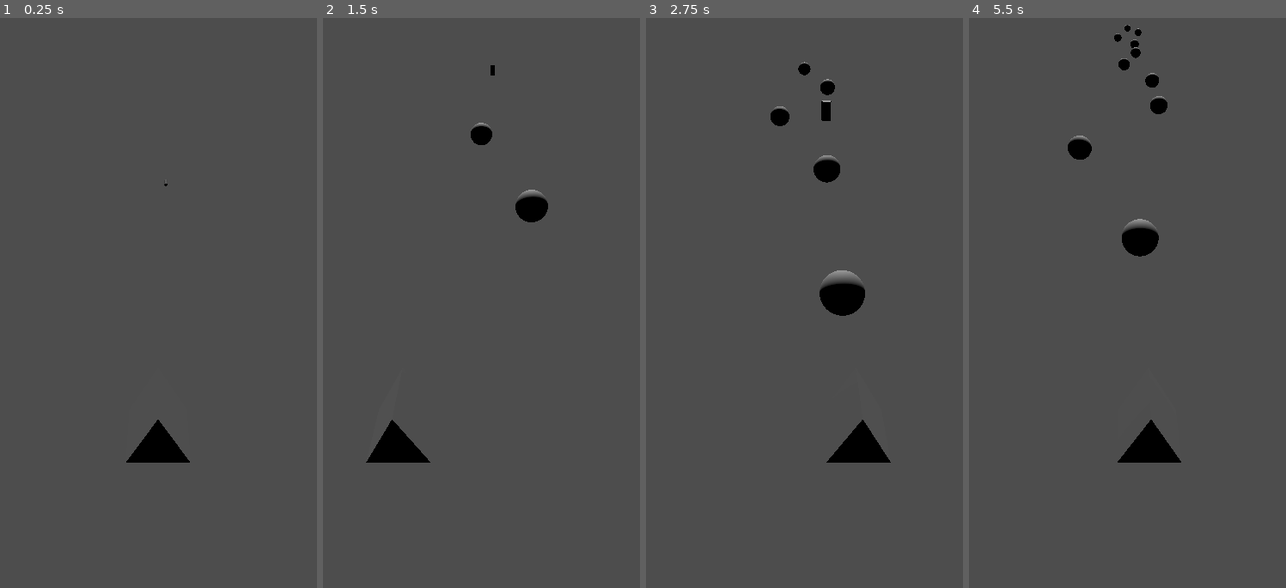
Above: before the commit, frames 1-4 (left to right).
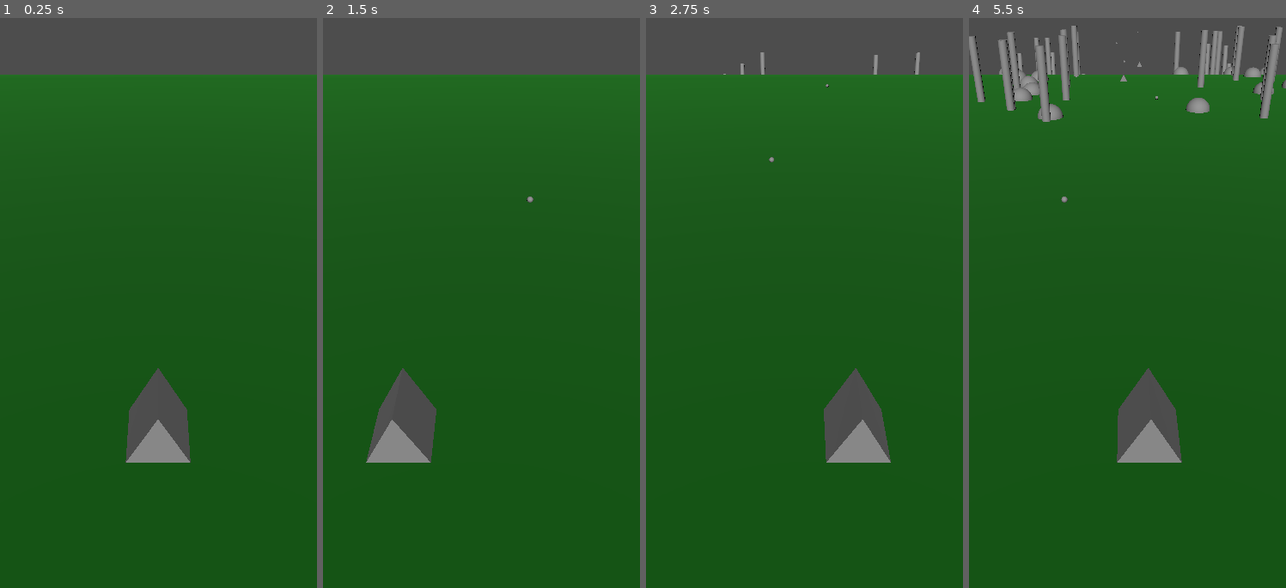
Above: after the commit, the same moments.

Repository: danbolleboom/GodotMobileGame
Game: Godot game, scene res://Scenes/world.tscn
The game is run twice, just before and just after one commit, with the same random seed, the same clock (stepped at 60 frames per second) and the same inputs.
Inputs (mouse positions are in pixels of both pictures, inside the frame that each line leads up to):
- Up to frame 1 (0.25 s): no input
- Up to frame 2 (1.5 s): tap Enter at 0.5 s; move the mouse to (551, 211) at 0.52 s; move the mouse to (418, 280) at 1.27 s
- Up to frame 3 (2.75 s): move the mouse to (836, 92) at 2.02 s
- Up to frame 4 (5.5 s): move the mouse to (1111, 382) at 2.77 s; move the mouse to (1222, 348) at 3.52 s; move the mouse to (1032, 143) at 4.27 s; move the mouse to (1143, 246) at 5.02 s

The runs differ from the first frame. In frame 1, 88% of the frame differs, in the area x 0-100%, y 9-100%; in frame 2, 88%; in frame 3, 89%; in frame 4, 91%, in the area x 0-100%, y 1-100%.

Commit message:
Decorations

Diff:
--- /dev/null
+++ b/Scenes/Decorations/decoration_rock.tscn
@@ -0,0 +1,12 @@
+[gd_scene load_steps=3 format=3 uid="uid://0it8tuwigt5"]
+
+[ext_resource type="PackedScene" uid="uid://p5d6b0d2m6uc" path="res://Scenes/path_entity.tscn" id="1_o4psk"]
+
+[sub_resource type="SphereMesh" id="SphereMesh_o4psk"]
+
+[node name="DecorationRock" instance=ExtResource("1_o4psk")]
+speed = 10.0
+
+[node name="MeshInstance3D" parent="." index="0"]
+transform = Transform3D(3, 0, 0, 0, 3, 0, 0, 0, 3, 0, 0, 0)
+mesh = SubResource("SphereMesh_o4psk")
--- /dev/null
+++ b/Scenes/Decorations/decoration_tree.tscn
@@ -0,0 +1,13 @@
+[gd_scene load_steps=3 format=3 uid="uid://bw34ccuj67uwb"]
+
+[ext_resource type="PackedScene" uid="uid://p5d6b0d2m6uc" path="res://Scenes/path_entity.tscn" id="1_ovcqc"]
+
+[sub_resource type="CylinderMesh" id="CylinderMesh_ovcqc"]
+
+[node name="DecorationTree" instance=ExtResource("1_ovcqc")]
+speed = 10.0
+yOffset = 2.0
+
+[node name="MeshInstance3D" parent="." index="0"]
+transform = Transform3D(1, 0, 0, 0, 4, 0, 0, 0, 1, 0, 0, 0)
+mesh = SubResource("CylinderMesh_ovcqc")
--- a/Scenes/enemy.tscn
+++ b/Scenes/enemy.tscn
@@ -3,15 +3,15 @@
 [ext_resource type="PackedScene" uid="uid://p5d6b0d2m6uc" path="res://Scenes/path_entity.tscn" id="1_hghv2"]
 [ext_resource type="Script" uid="uid://cil43cfb7o2r5" path="res://Scripts/enemy_data.gd" id="2_1f0kj"]
 
-[sub_resource type="CylinderMesh" id="CylinderMesh_1f0kj"]
+[sub_resource type="PrismMesh" id="PrismMesh_1f0kj"]
 
 [node name="Enemy" instance=ExtResource("1_hghv2")]
 collision_mask = 2
-speed = 5.0
+speed = 10.0
 yOffset = 1.0
 
 [node name="MeshInstance3D" parent="." index="0"]
-mesh = SubResource("CylinderMesh_1f0kj")
+mesh = SubResource("PrismMesh_1f0kj")
 
 [node name="EnemyData" type="Node" parent="." index="2"]
 script = ExtResource("2_1f0kj")
--- /dev/null
+++ b/Scenes/game_director.tscn
@@ -0,0 +1,35 @@
+[gd_scene load_steps=7 format=3 uid="uid://cyslwb6wi17bd"]
+
+[ext_resource type="Script" uid="uid://4ndtihsvcllg" path="res://Scripts/DirectorScripts/game_director.gd" id="1_cu1mg"]
+[ext_resource type="Script" uid="uid://bk4ulpn65l5uj" path="res://Scripts/DirectorScripts/enemy_spawn_data.gd" id="2_dvpqc"]
+[ext_resource type="PackedScene" uid="uid://bw34ccuj67uwb" path="res://Scenes/Decorations/decoration_tree.tscn" id="2_so0fb"]
+[ext_resource type="PackedScene" uid="uid://0it8tuwigt5" path="res://Scenes/Decorations/decoration_rock.tscn" id="3_66edg"]
+[ext_resource type="Script" uid="uid://dq1xc4ay08qyk" path="res://Scripts/DirectorScripts/map_data.gd" id="3_phja3"]
+[ext_resource type="Script" uid="uid://bhyayv3frg2w7" path="res://Scripts/DirectorScripts/decoration_spawn_data.gd" id="4_3vfwh"]
+
+[node name="GameDirector" type="Node"]
+script = ExtResource("1_cu1mg")
+decorations = Array[PackedScene]([ExtResource("2_so0fb"), ExtResource("3_66edg")])
+
+[node name="EnemySpawnData" type="Node" parent="."]
+script = ExtResource("2_dvpqc")
+startSpawnCooldown = 1.0
+cooldownMultiplierPerLevel = 0.95
+startEnemiesPerLevel = 15
+enemiesIncreasePerLevel = 5
+
+[node name="Enemies" type="Node" parent="."]
+
+[node name="MapData" type="Node" parent="."]
+script = ExtResource("3_phja3")
+gameWidth = 4.0
+gameBorderPadding = 2.0
+decorationAreaWidth = 30.0
+
+[node name="DecorationSpawnData" type="Node" parent="."]
+script = ExtResource("4_3vfwh")
+spawnCooldown = 0.25
+decorationsPerSpawn = Vector2(4, 10)
+pathOffsetRange = 1.0
+
+[node name="Decorations" type="Node" parent="."]
--- a/Scenes/path_entity.gd
+++ b/Scenes/path_entity.gd
@@ -1,20 +1,20 @@
 extends Area3D
 
 @export var speed: float;
-@export var xOffsetLimit: int = 2;
 @export var yOffset: float;
 
-var pathOffset = 0;
 
 @onready var path = get_tree().root.get_node("Root/MovementPath") as Path3D;
-@onready var xOffset: float = randf_range(-xOffsetLimit, xOffsetLimit);
+@onready var xOffset: float;
 @onready var point1Height = path.curve.get_point_position(0).y
-@onready var enemyData = $EnemyData
+
+var xOffsetLimit: int = 2;
+var pathOffset = 0;
 
 # Called when the node enters the scene tree for the first time.
 func _ready() -> void:
-	pass # Replace with function body.
-
+	# Spawn below map so it doesn't pop in at (0, 0, 0)
+	position = Vector3(0, -10, 0);
 
 # Called every frame. 'delta' is the elapsed time since the previous frame.
 func _process(delta: float) -> void:
@@ -22,6 +22,11 @@
 
 func _physics_process(delta: float) -> void:
 	pathOffset += delta * speed;
+
+	if pathOffset > path.curve.get_baked_length():
+		queue_free();
+		return;
+
 	var positionOnPath = path.curve.sample_baked(pathOffset);
 	var horizontalOffset = Vector3(xOffset, 0, 0);
 	var angle = deg_to_rad(abs(positionOnPath.y) / abs(point1Height) * 90);
@@ -29,6 +34,3 @@
 
 	position = positionOnPath + horizontalOffset + verticalOffset;
 	rotation = Vector3(angle, 0, 0);
-
-func Damage(damage: int) -> void:
-	enemyData.Damage(damage)
--- a/Scenes/player.tscn
+++ b/Scenes/player.tscn
@@ -15,6 +15,7 @@
 
 [node name="AttackController" type="Node3D" parent="."]
 script = ExtResource("2_cvnsp")
+startCooldown = 1.0
 projectileScene = ExtResource("3_6t5aa")
 
 [node name="AttackSource" type="Node3D" parent="AttackController"]
--- a/Scenes/projectile.tscn
+++ b/Scenes/projectile.tscn
@@ -8,15 +8,17 @@
 [sub_resource type="SphereShape3D" id="SphereShape3D_f8cdk"]
 
 [node name="Projectile" type="Area3D"]
+transform = Transform3D(0.2, 0, 0, 0, 0.2, 0, 0, 0, 0.2, 0, 0, 0)
 collision_layer = 2
 collision_mask = 12
 script = ExtResource("1_f8cdk")
-speed = 15.0
 positionBounds = -80.0
 
 [node name="ProjectileData" type="Node" parent="."]
 script = ExtResource("2_yr2qt")
 damage = 5
+pierce = 3
+speed = 15.0
 
 [node name="MeshInstance3D" type="MeshInstance3D" parent="."]
 mesh = SubResource("SphereMesh_f8cdk")
--- a/Scenes/world.tscn
+++ b/Scenes/world.tscn
@@ -1,12 +1,16 @@
-[gd_scene load_steps=7 format=3 uid="uid://dnddunlw74rcw"]
+[gd_scene load_steps=9 format=3 uid="uid://dnddunlw74rcw"]
 
 [ext_resource type="PackedScene" uid="uid://bd75e2k4dd304" path="res://Scenes/player.tscn" id="1_a02cp"]
+[ext_resource type="PackedScene" uid="uid://cyslwb6wi17bd" path="res://Scenes/game_director.tscn" id="2_5a7ea"]
 [ext_resource type="PackedScene" uid="uid://b6nr0kxkm8l3k" path="res://Scenes/enemy.tscn" id="2_go701"]
 
 [sub_resource type="BoxShape3D" id="BoxShape3D_a02cp"]
 size = Vector3(50, 1, 50)
 
 [sub_resource type="CylinderMesh" id="CylinderMesh_a02cp"]
+
+[sub_resource type="StandardMaterial3D" id="StandardMaterial3D_5a7ea"]
+albedo_color = Color(4.5724212e-07, 0.41793022, 6.738305e-07, 1)
 
 [sub_resource type="PlaneMesh" id="PlaneMesh_go701"]
 
@@ -29,7 +33,7 @@
 [node name="Lighting" type="Node3D" parent="."]
 
 [node name="DirectionalLight3D" type="DirectionalLight3D" parent="Lighting"]
-transform = Transform3D(1, 0, 0, 0, 0.8452525, 0.5343671, 0, -0.5343671, 0.8452525, 0, 13.296884, 23.258636)
+transform = Transform3D(-0.9999836, -0.003059011, 0.00483869, 0, 0.8452525, 0.5343671, -0.0057245498, 0.5343583, -0.8452387, 0, 13.296884, 23.258636)
 
 [node name="Floor" type="Node3D" parent="."]
 
@@ -43,20 +47,21 @@
 
 [node name="MeshParent" type="Node3D" parent="Floor"]
 transform = Transform3D(-50, 0, -4.371139e-06, 0, 50, 0, 4.371139e-06, 0, -50, 0, -25, 34.912617)
-visible = false
 
 [node name="MeshInstance3D" type="MeshInstance3D" parent="Floor/MeshParent"]
 transform = Transform3D(-4.371139e-08, 1, -4.371139e-08, 0, -4.371139e-08, -1, -1, -4.371139e-08, 1.9106855e-15, 0, 0, 0)
 mesh = SubResource("CylinderMesh_a02cp")
 skeleton = NodePath("../..")
+surface_material_override/0 = SubResource("StandardMaterial3D_5a7ea")
 
 [node name="MeshInstance3D2" type="MeshInstance3D" parent="Floor/MeshParent"]
 transform = Transform3D(1, 0, 0, 0, 1, 0, 0, 0, 1, 0, 0.5, 1)
 mesh = SubResource("PlaneMesh_go701")
 skeleton = NodePath("../..")
+surface_material_override/0 = SubResource("StandardMaterial3D_5a7ea")
 
 [node name="MovementPath" type="Path3D" parent="."]
 curve = SubResource("Curve3D_a02cp")
 
-[node name="Enemy" parent="." instance=ExtResource("2_go701")]
-speed = 20.0
+[node name="GameDirector" parent="." instance=ExtResource("2_5a7ea")]
+enemies = Array[PackedScene]([ExtResource("2_go701")])
--- /dev/null
+++ b/Scripts/DirectorScripts/decoration_spawn_data.gd
@@ -0,0 +1,5 @@
+extends Node
+
+@export var spawnCooldown: float;
+@export var decorationsPerSpawn: Vector2;
+@export var pathOffsetRange: float;
--- /dev/null
+++ b/Scripts/DirectorScripts/enemy_spawn_data.gd
@@ -0,0 +1,13 @@
+extends Node
+
+@export var startSpawnCooldown: float;
+@export var cooldownMultiplierPerLevel: float
+@export var startEnemiesPerLevel: int;
+@export var enemiesIncreasePerLevel: int;
+
+@onready var spawnCooldown: float = startSpawnCooldown;
+@onready var enemiesPerLevel: int = startEnemiesPerLevel;
+
+func UpdateData(_level: int) -> void:
+	spawnCooldown = startSpawnCooldown * pow(cooldownMultiplierPerLevel, _level);
+	enemiesPerLevel = startEnemiesPerLevel + (enemiesIncreasePerLevel * _level)
--- /dev/null
+++ b/Scripts/DirectorScripts/game_director.gd
@@ -0,0 +1,54 @@
+extends Node
+
+@export var enemies: Array[PackedScene]
+@export var decorations: Array[PackedScene]
+
+@onready var enemySpawnData = $EnemySpawnData;
+@onready var enemiesParent = $Enemies;
+@onready var mapData = $MapData;
+@onready var decorationSpawnData = $DecorationSpawnData;
+@onready var decorationsParent = $Decorations
+
+var level: int = 0;
+var spawnsThisLevel: int = 0;
+var spawnTimer: float = 0;
+
+var decorationSpawnTimer: float = 0;
+
+# Called when the node enters the scene tree for the first time.
+func _ready() -> void:
+	pass # Replace with function body.
+
+
+# Called every frame. 'delta' is the elapsed time since the previous frame.
+func _process(delta: float) -> void:
+	# Enemies
+	spawnTimer += delta;
+
+	if spawnTimer >= enemySpawnData.spawnCooldown:
+		var newEnemy = enemies[0].instantiate();
+		newEnemy.xOffset = randf_range(-mapData.gameWidth / 2, mapData.gameWidth / 2);
+		enemiesParent.add_child(newEnemy);
+		spawnsThisLevel += 1;
+
+		if spawnsThisLevel >= enemySpawnData.enemiesPerLevel:
+			level += 1;
+			enemySpawnData.UpdateData(level);
+
+		spawnTimer -= enemySpawnData.spawnCooldown;
+
+	# Decorations
+	decorationSpawnTimer += delta;
+
+	if decorationSpawnTimer > decorationSpawnData.spawnCooldown:
+		for i in randi_range(decorationSpawnData.decorationsPerSpawn.x, decorationSpawnData.decorationsPerSpawn.x):
+			var newDecoration = decorations[randi_range(0, decorations.size() - 1)].instantiate();
+			var spawnOffset = randf_range((mapData.gameWidth / 2) + mapData.gameBorderPadding, mapData.decorationAreaWidth / 2 - mapData.gameBorderPadding);
+			if randi_range(0, 1) == 1:
+				spawnOffset = -spawnOffset;
+
+			newDecoration.xOffset = spawnOffset
+			newDecoration.pathOffset = randf_range(0, decorationSpawnData.pathOffsetRange);
+			decorationsParent.add_child(newDecoration)
+
+		decorationSpawnTimer -= decorationSpawnData.spawnCooldown;
--- /dev/null
+++ b/Scripts/DirectorScripts/map_data.gd
@@ -0,0 +1,5 @@
+extends Node
+
+@export var gameWidth: float;
+@export var gameBorderPadding: float;
+@export var decorationAreaWidth: float;
--- a/Scripts/projectile.gd
+++ b/Scripts/projectile.gd
@@ -1,9 +1,9 @@
 extends Area3D
 
-@export var speed: float;
 @export var positionBounds: float;
 
-@onready var projectileData = $ProjectileData
+@onready var projectileData = $ProjectileData;
+@onready var speed = projectileData.speed;
 
 # Called when the node enters the scene tree for the first time.
 func _ready() -> void:
--- a/Scripts/projectile_data.gd
+++ b/Scripts/projectile_data.gd
@@ -5,10 +5,10 @@
 @export var speed: float
 
 func _on_projectile_area_entered(area: Area3D) -> void:
-	if area.has_method("Damage"):
-		area.Damage(damage);
+	if area.has_node("EnemyData"):
+		area.get_node("EnemyData").Damage(damage);
 
 	pierce -= 1;
 	if pierce <= 0:
-		queue_free()
+		get_parent().queue_free()
 		return
Not shown, added: Scripts/DirectorScripts/decoration_spawn_data.gd.uid
Not shown, added: Scripts/DirectorScripts/enemy_spawn_data.gd.uid
Not shown, added: Scripts/DirectorScripts/game_director.gd.uid
Not shown, added: Scripts/DirectorScripts/map_data.gd.uid
